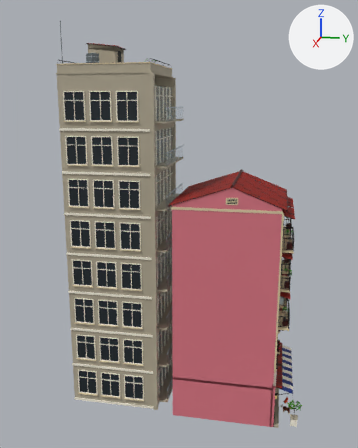
The FBX model Assets/PhoViet/Art/Streets/PV_StreetShop04_Petshop.fbx: old version first, new version second.
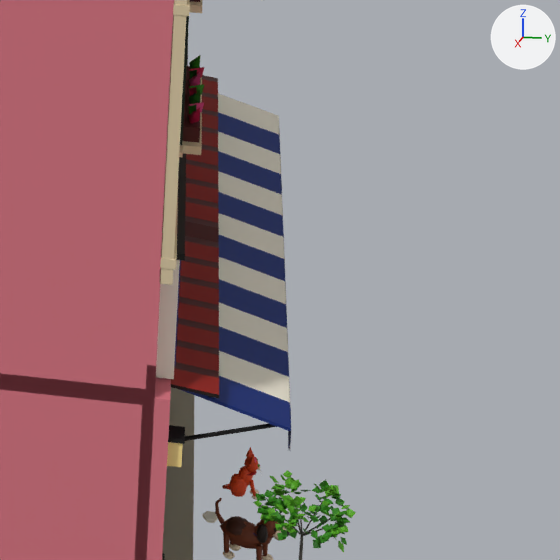
There are two pictures of each version: one whole from a 50 mm lens placed at (38.6, 3.5, 24.4), pointed at (0.2, -4.2, 14.9), one close up on the part from 70% to 93% of the width and 74% to 92% of the height. Every picture has the same lights, and +X, +Y and +Z are marked at upper right. The last two pictures show the newer version. Objects named as collision shapes, trigger or cutter boxes, shadow casters or lower levels of detail are left out. Where no turn or scale is listed for an object, it has been applied to the vertices. Vertices at exactly the same position are counted once.

The older version as bpy lines, for what is in view:
```python
me_pv_streetshop04_petshop_lod0 = bpy.data.meshes.new('PV_StreetShop04_Petshop_LOD0')
me_pv_streetshop04_petshop_lod0.from_pydata(...)  # 27954 vertices, 20791 faces; spans x -4.3..4.3, y -12.5..6.2, z 0.0..30.1
# faces by material slot: [20772, 19]
me_pv_streetshop04_petshop_lod0.materials.append(mat_pv_streetatlas)  # picture img_pv_streetpalette_png
me_pv_streetshop04_petshop_lod0.materials.append(mat_pv_streetglass)  # cyan #99c4d6
ob_pv_streetshop04_petshop_lod0 = bpy.data.objects.new('PV_StreetShop04_Petshop_LOD0', me_pv_streetshop04_petshop_lod0)
ob_pv_streetshop04_petshop_lod0.location = (0.0, 0.0, 0.0)
```
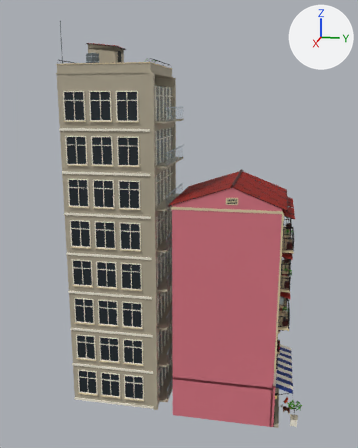
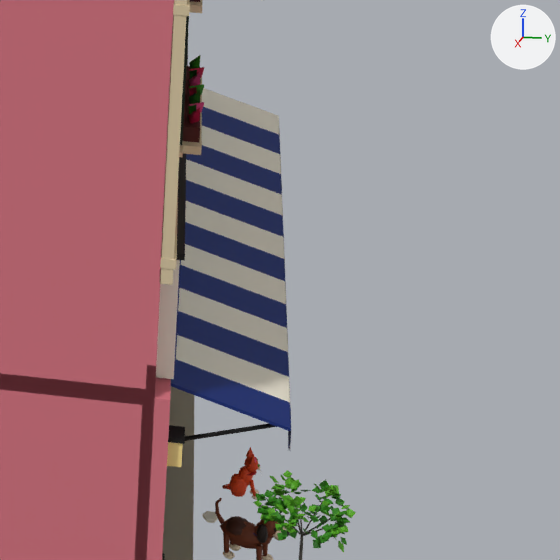
Changed parts and their boxes [x1, y1, x2, y2] in the close-ups (560 x 560 px):
part 1 of me_pv_streetshop04_petshop_lod0, deleted: before [171, 75, 219, 398]

What the commit changed:
me_pv_streetshop04_petshop_lod0 is used by ob_pv_streetshop04_petshop_lod0; location (0.0, 0.0, 0.0).
me_pv_streetshop04_petshop_lod0 had 27954 vertices, 20791 faces and spanned x -4.3..4.3, y -12.5..6.2, z 0.0..30.1.
me_pv_streetshop04_petshop_lod0 now has 27864 vertices, 20737 faces and spans x -4.3..4.3, y -12.5..6.2, z 0.0..30.1.
me_pv_streetshop04_petshop_lod0 part 1: the loose piece of 90 vertices spanning x -3.8..3.8, y 3.9..4.6, z 3.1..3.3 is deleted.
